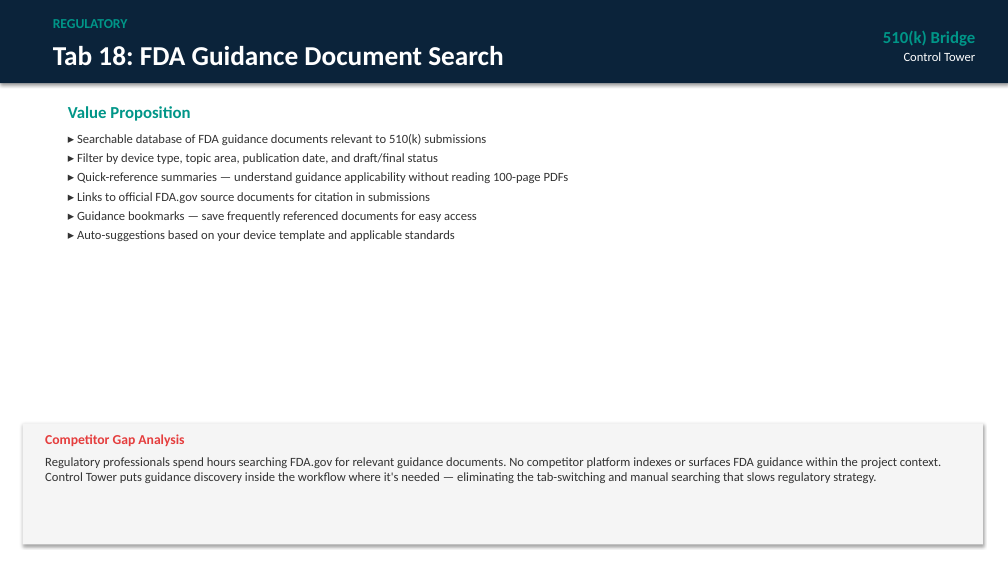
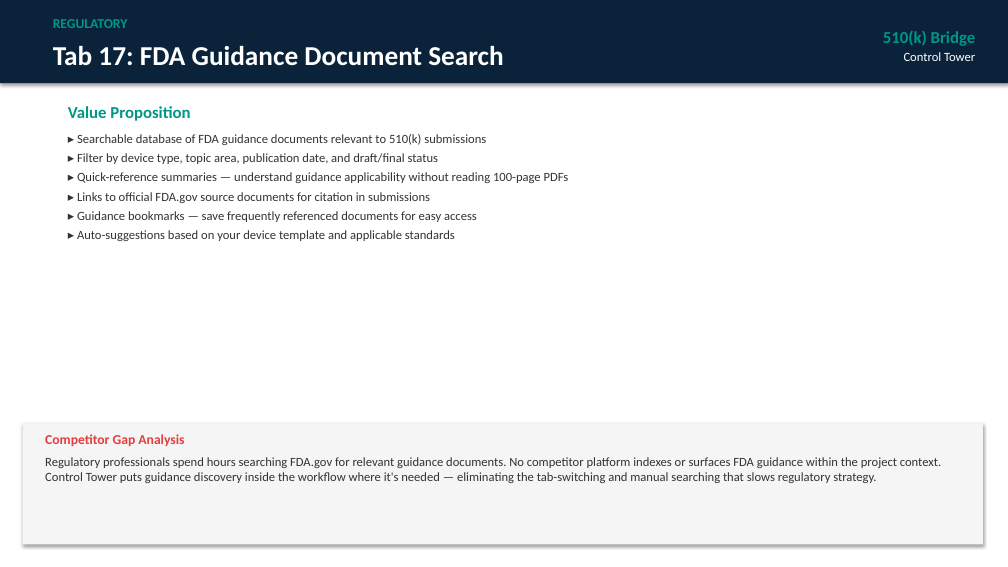
Before and after one commit to londailey6937/arch-medical, a slide deck: slide 20 of Control_Tower_Sales_Deck.pptx (slide 21 before the commit). Drawn at 1008x567 pixels with LibreOffice and Linux fonts; fonts in the diff are those of the drawing. Boxes give left, top, right and bottom in pixels: in the first picture for what was removed or moved away, otherwise in the second. Text is boxed around its words. In the diff, an @@ line names an element or a change of style, - is before the commit and + after.

```diff
--- a/Control_Tower_Sales_Deck.pptx
+++ b/Control_Tower_Sales_Deck.pptx
@@ text at [53, 46, 503, 66]: text changed @@
-Tab 18: FDA Guidance Document Search
+Tab 17: FDA Guidance Document Search
```
Also in this commit, not shown: 8 other slides changed, 1 slide removed, 4 other files.
